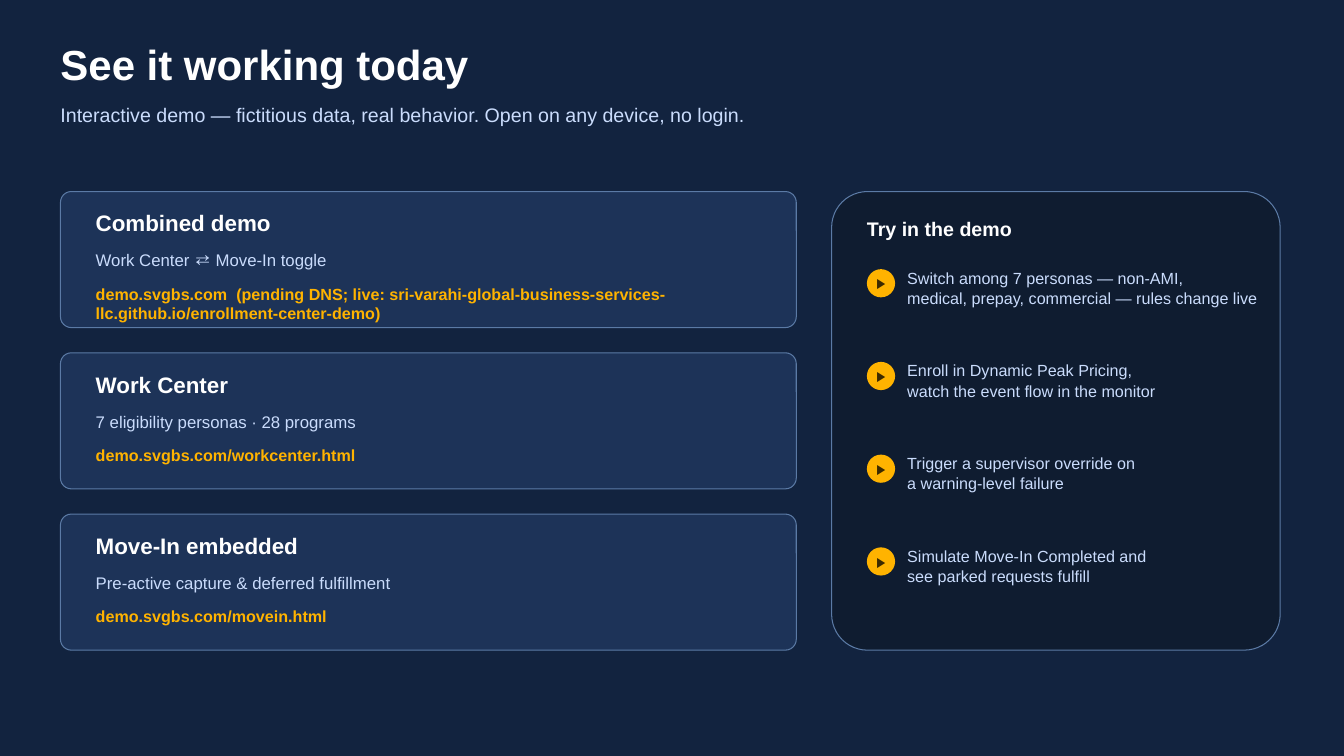
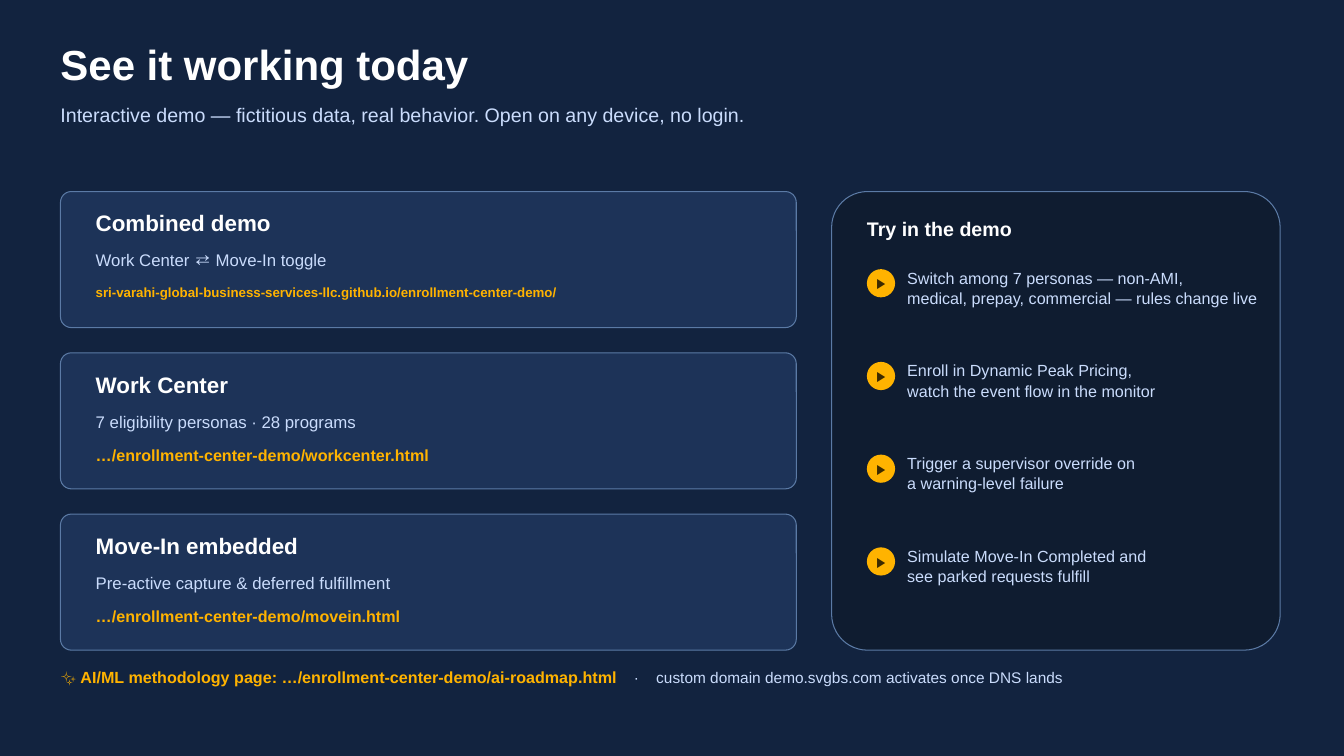
Before and after one commit to Sri-Varahi-GLobal-Business-Services-LLC/Customer-Enrollment-Center, a slide deck: slide 4 of Enrollment Center/Enrollment Center - Client Presentation v1.0.pptx. Drawn at 1344x756 pixels with LibreOffice and Linux fonts; fonts in the diff are those of the drawing. Boxes give left, top, right and bottom in pixels: in the first picture for what was removed or moved away, otherwise in the second. Text is boxed around its words. In the diff, an @@ line names an element or a change of style, - is before the commit and + after.

```diff
--- a/Enrollment Center/Enrollment Center - Client Presentation v1.0.pptx
+++ b/Enrollment Center/Enrollment Center - Client Presentation v1.0.pptx
@@ text at (96, 287, 557, 300): text changed; size 11.5 to 9.5 pt @@
-demo.svgbs.com (pending DNS; live: sri-varahi-global-business-services-llc.github.io/enrollment-center-demo)
+sri-varahi-global-business-services-llc.github.io/enrollment-center-demo/
@@ text at (96, 449, 429, 462): text changed @@
-demo.svgbs.com/workcenter.html
+…/enrollment-center-demo/workcenter.html
@@ text at (96, 610, 400, 623): text changed @@
-demo.svgbs.com/movein.html
+…/enrollment-center-demo/movein.html
@@ text added at (80, 671, 1063, 687), 11.5 pt, text #FFB300, bold @@
+✨ AI/ML methodology page: …/enrollment-center-demo/ai-roadmap.html · custom domain demo.svgbs.com activates once DNS lands
```
Also in this commit, not shown: 1 other slide changed, 2 other files.
